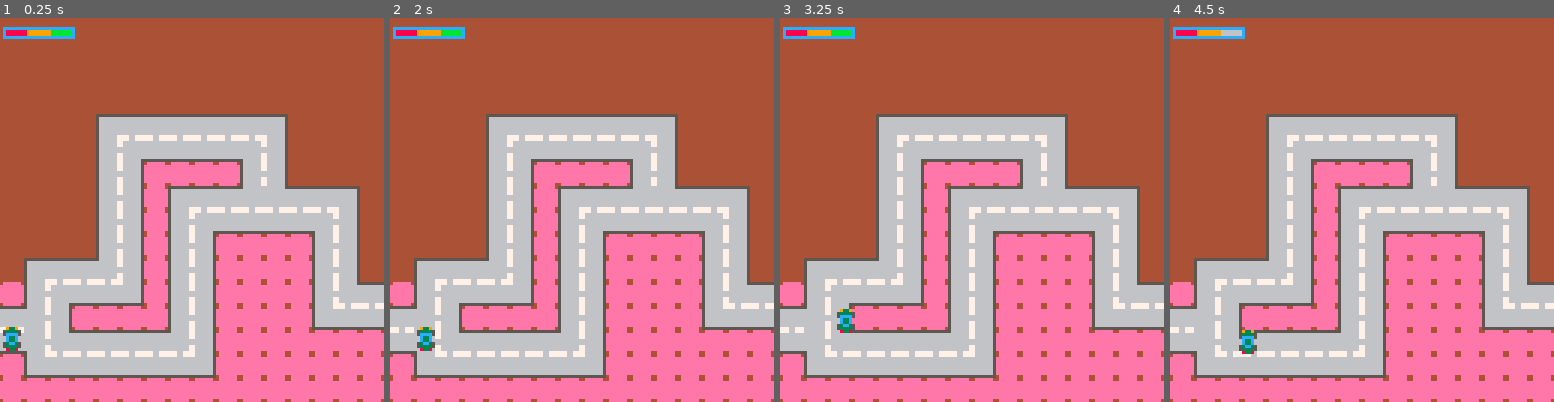
Above: before the commit, frames 1-4 (left to right).
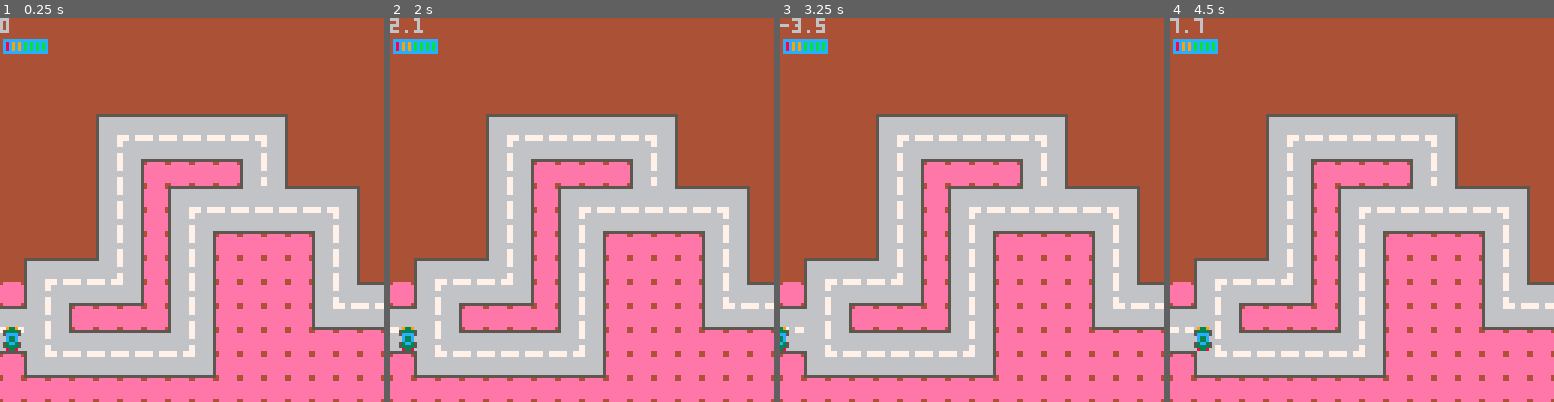
Above: after the commit, the same moments.

Repository: adatechschool/projet-collectif---pico-8-gasrace-team
Game: PICO-8 cartridge gas_race.p8
Two runs of this game, one before a commit and one after it. Both use one fixed random seed, a clock stepped at 60 frames per second and the inputs below.
Inputs:
- Up to frame 1 (0.25 s): no input
- Up to frame 2 (2 s): tap X (X key) at 0.33, 1.07, 1.85 s; hold Right from 1.6 s (still down)
- Up to frame 3 (3.25 s): release Right at 2.1 s; hold Up 2.15-2.42 s; hold Right 2.47-3.03 s; tap X (X key) at 2.97 s; hold Left from 3.08 s (still down)
- Up to frame 4 (4.5 s): release Left at 3.58 s; hold Down 3.63-3.97 s; hold Right from 4.02 s (still down); tap X (X key) at 4.08 s

The runs differ from the first frame. In frame 1, 1.1% of the frame differs, in the area x 0-20%, y 0-10%; in frame 2, 1.6%, in the area x 0-20%, y 0-87%; in frame 3, 1.5%; in frame 4, 1.6%.

Commit message:
gameover

Diff:
--- a/gas_race.p8
+++ b/gas_race.p8
@@ -2,56 +2,116 @@
 version 29
 __lua__
 function _init()
-p1 = {x=00, y=103, speed=0.7}
-gas = 200
+	create_p1()
+	gas = 350
 end
 
 function _update()
- mvt()
- fullgas()
+ mouv_p1()
+ empty()
+
+ retry()
 end
 
 function _draw()
 	cls(4)
 	map(0, 0, 0, 0)
-	spr (1, p1.x, p1.y)
-	spr (9, 17, 1)
-		if (gas<150) then
-			spr (25, 17, 1)
-		end
-	spr (8, 9, 1)
-		if (gas<100) then
-			spr (24, 9, 1)
-		end
-	spr (7, 1, 1)
-		if (gas<50) then
-			spr (23, 1, 1)
-		end
+
+	draw_p1()
+
+	draw_empty()
+	pickup_station()
+	game_over()
 end
 -->8
 -- mouvement joueur
 
-function mvt()
+function create_p1()
+	p1 = {x=00, y=103, speed=0.7}
+end
+
+function draw_p1()
+	spr (1, p1.x, p1.y)
+end
+
+function mouv_p1()
 	if (btn(⬆️)) p1.y-=p1.speed
 	if (btn(⬇️)) p1.y+=p1.speed
 	if (btn(➡️)) p1.x+=p1.speed
 	if (btn(⬅️)) p1.x-=p1.speed
-	return true
+
 end
 -->8
---barre de vie
+--jauge essence
 
 
-function fullgas()
+function empty()
 	if (btn(⬆️)) gas-=1
 	if (btn(⬇️)) gas-=1
 	if (btn(➡️)) gas-=1
 	if (btn(⬅️)) gas-=1
 end
 
+function draw_empty()
+	spr (16, 1, 1, 2, 2)
+		if (gas<300) then
+			spr (18, 1, 1, 2, 2)
+				if (gas<250) then
+					spr (20, 1, 1, 2, 2)
+						if (gas<200) then
+							spr (22, 1, 1, 2, 2)
+						 	if (gas<150) then
+							  spr (24, 1, 1, 2, 2)
+							 	 if (gas<100) then
+							  		spr (26, 1, 1, 2, 2)
+							  			if (gas<50) then
+							  				spr (28, 1, 1, 2, 2)
+										  	if (gas<0) then
+             	spr (30, 1, 1, 2, 2)
+													end
+           	end
+	        	end
+		     	end
+		   	end
+		 	end
+		end
+end
 
 -->8
 --map--
+
+-->8
+--game over
+
+function game_over()
+	if gas <= 0 then
+		cls(4)
+		print("t'as plus de gas !", 50, 50, 14)
+	 print("press ❎ to retry", 55, 55, 14)
+		end
+end
+
+function retry()
+	if (btn(❎)) _init()
+end
+
+
+
+-->8
+--poste d'essence
+
+function change_station(flag,x,y)
+	local station = mget(x,y)
+	return fget(3,8)
+end
+
+function pickup_station()
+	print(p1.x)
+	if p1.x >= 48 then
+	print("p1.x>48")
+		change_station(48,40)
+	end
+end
 
 
 
@@ -103,7 +163,7 @@
 
 
 __gff__
-0000000000000100000000000000000000000000000000000000000000000000000000000000000000000000000000000000000000000000000000000000000001000000000000000000000000000000000000000000000000000000000000000000000000000000000000000000000000000000000000000000000000000000
+0000080000000100000000000000000000000000000000000000000000000808000000000000000000000000000008080000000000000000000000000000000001000000000000000000000000000000000000000000000000000000000000000000000000000000000000000000000000000000000000000000000000000000
 0000000000000000000000000000000000000000000000000000000000000000000000000000000000000000000000000000000000000000000000000000000000000000000000000000000000000000000000000000000000000000000000000000000000000000000000000000000000000000000000000000000000000000
 __map__
 0000000000000000000000000000000000000000000000000000000000000000000000000000000000000000000000000000000000000000000000000000000000000000000000000000000000000000000000000000000000000000000000000000000000000000000000000000000000000000000000000000000000000000
Not shown, changed: 24 lines of the sprite sheet (__gfx__) section of gas_race.p8
